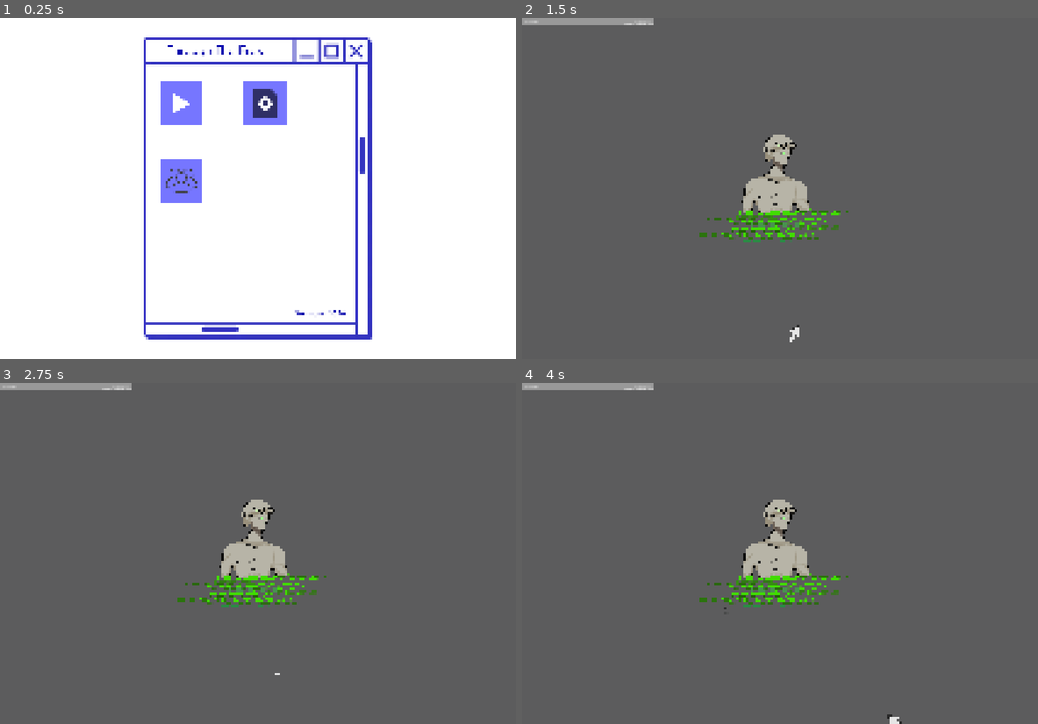
Above: before the commit, frames 1-4 (two rows, left to right).
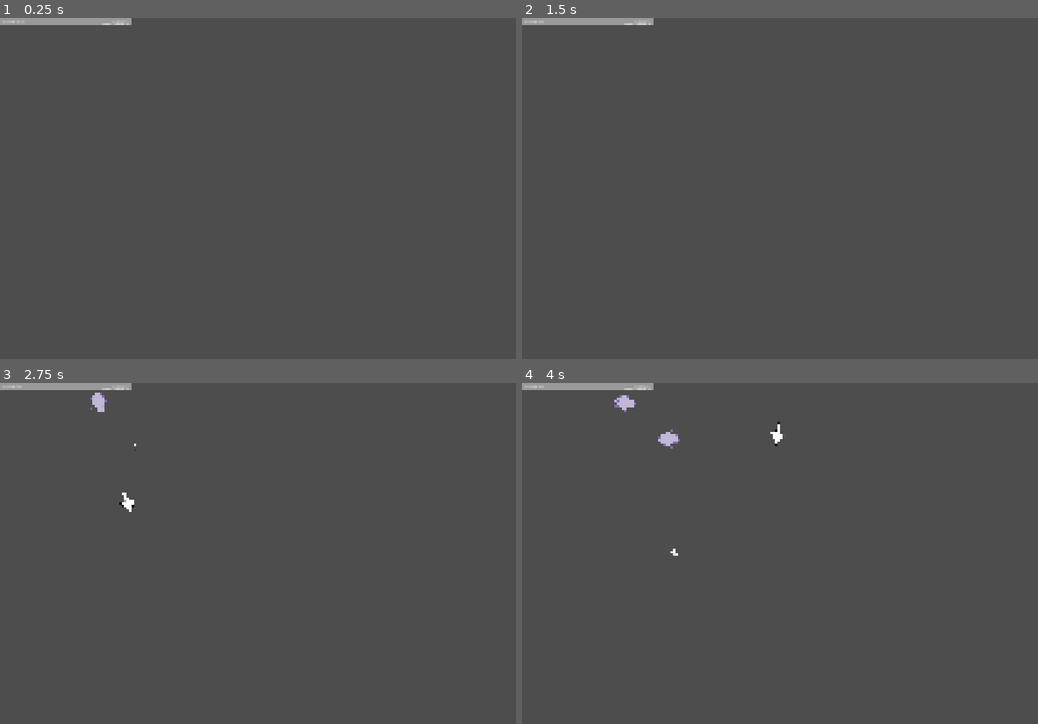
Above: after the commit, the same moments.

Repository: HaroldHuynh/2026GameJam
Game: Godot game, scene res://player/player_test_level.tscn
The game is run twice, just before and just after one commit, with the same random seed, the same clock (stepped at 60 frames per second) and the same inputs. Before the commit the project starts from res://main menu/main menu.tscn.
Inputs (mouse positions are in pixels of both pictures, inside the frame that each line leads up to):
- Up to frame 1 (0.25 s): no input
- Up to frame 2 (1.5 s): click (702, 103) at 0.52 s; tap Enter at 1.25 s; move the mouse to (893, 171) at 1.27 s; hold D (right) from 1.28 s (still down); hold Enter from 1.28 s (still down)
- Up to frame 3 (2.75 s): move the mouse to (154, 570) at 2.02 s; release D (right) at 2.03 s; release Enter at 2.03 s; hold S (down) from 2.03 s (still down); tap Space (attack) at 2.1 s; tap Enter at 2.3 s
- Up to frame 4 (4 s): move the mouse to (831, 478) at 2.77 s; release S (down) at 2.78 s; hold D (right) 2.78-3.53 s; hold Enter 2.78-3.53 s; move the mouse to (754, 621) at 3.52 s; hold W (up) from 3.53 s (still down); tap Enter at 3.6 s

The runs differ from the first frame. In frame 1, 100% of the frame differs, in the area x 0-100%, y 0-100%; in frame 2, 2.6%; in frame 3, 2.8%; in frame 4, 3.0%.

Commit message:
attach variables to player stats instead of hardcoding them

Diff:
--- a/player/bullet_manager.gd
+++ b/player/bullet_manager.gd
@@ -2,9 +2,11 @@
 
 @export var bullet_scene : PackedScene
 
+var damage : int
 
 func _on_player_shoot(pos, dir) -> void:
 	var bullet = bullet_scene.instantiate()
+	bullet.damage = damage
 	add_child(bullet)
 	bullet.position = pos
 	bullet.direction = dir.normalized()
--- a/player/player.gd
+++ b/player/player.gd
@@ -5,6 +5,7 @@
 var screen_size : Vector2
 var speed : int
 var can_shoot : bool
+var atkSpeed : float
 
 func _ready():
 	add_to_group("player")
@@ -13,7 +14,6 @@
 	reset()
 
 func reset():
-	speed = 500.0
 	can_shoot = true
 
 func _physics_process(delta: float) -> void:
@@ -42,6 +42,7 @@
 		var dir = get_global_mouse_position() - position
 		shoot.emit(position, dir)
 		can_shoot = false
+		$ShotTimer.wait_time = atkSpeed
 		$ShotTimer.start()
 
 
--- a/player/player_test_level.gd
+++ b/player/player_test_level.gd
@@ -1,8 +1,12 @@
 extends Node2D
 
-var hp : int
+var hp : float
+var maxHP : float
 var exp : int
 var level : int
+var atkSpeed : float
+var damage : int
+var moveSpeed : int
 var gameOver : bool
 
 # Called when the node enters the scene tree for the first time.
@@ -15,11 +19,18 @@
 	pass
 
 func new_game():
-	hp = 0
+	maxHP = 10
+	hp = 10
 	exp = 0
 	level = 0
+	atkSpeed = 0.5
+	damage = 1
+	moveSpeed = 1000
+	$player.speed = moveSpeed
+	$player.atkSpeed = atkSpeed
+	$BulletManager.damage = damage
 	$player.reset()
-	$Hud/HPLabel.text = "Memory: " + str(hp)
+	$Hud/HPLabel.text = "Memory: " + str(int((hp / maxHP) * 100)) + "%"
 	$Hud/EXPLabel.text = "Update Progress: " + str(exp)
 	$Hud/LevelLabel.text = "Windows 1." + str(level)
 	$GameOver.hide()
@@ -31,9 +42,9 @@
 
 
 func _on_enemy_spawner_hit_p() -> void:
-	hp += 10
-	$Hud/HPLabel.text = "Memory: " + str(hp)
-	if hp >= 100:
+	hp -= 1
+	$Hud/HPLabel.text = "Memory: " + str(int((hp / maxHP) * 100)) + "%"
+	if hp <= 0:
 		get_tree().paused = true
 		$GameOver.show()
 		gameOver = true
--- a/project.godot
+++ b/project.godot
@@ -11,7 +11,7 @@
 [application]
 
 config/name="2026GameJam"
-run/main_scene="uid://cva3o3wej5wf0"
+run/main_scene="uid://dsasnkt4xbn8u"
 config/features=PackedStringArray("4.7", "Mobile")
 config/icon="res://icon.svg"
 
